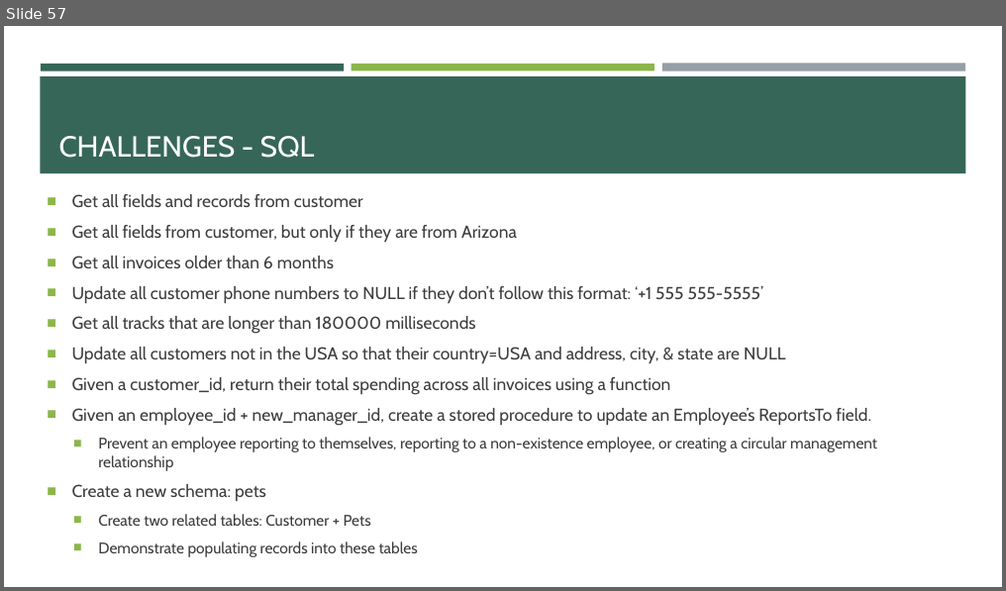
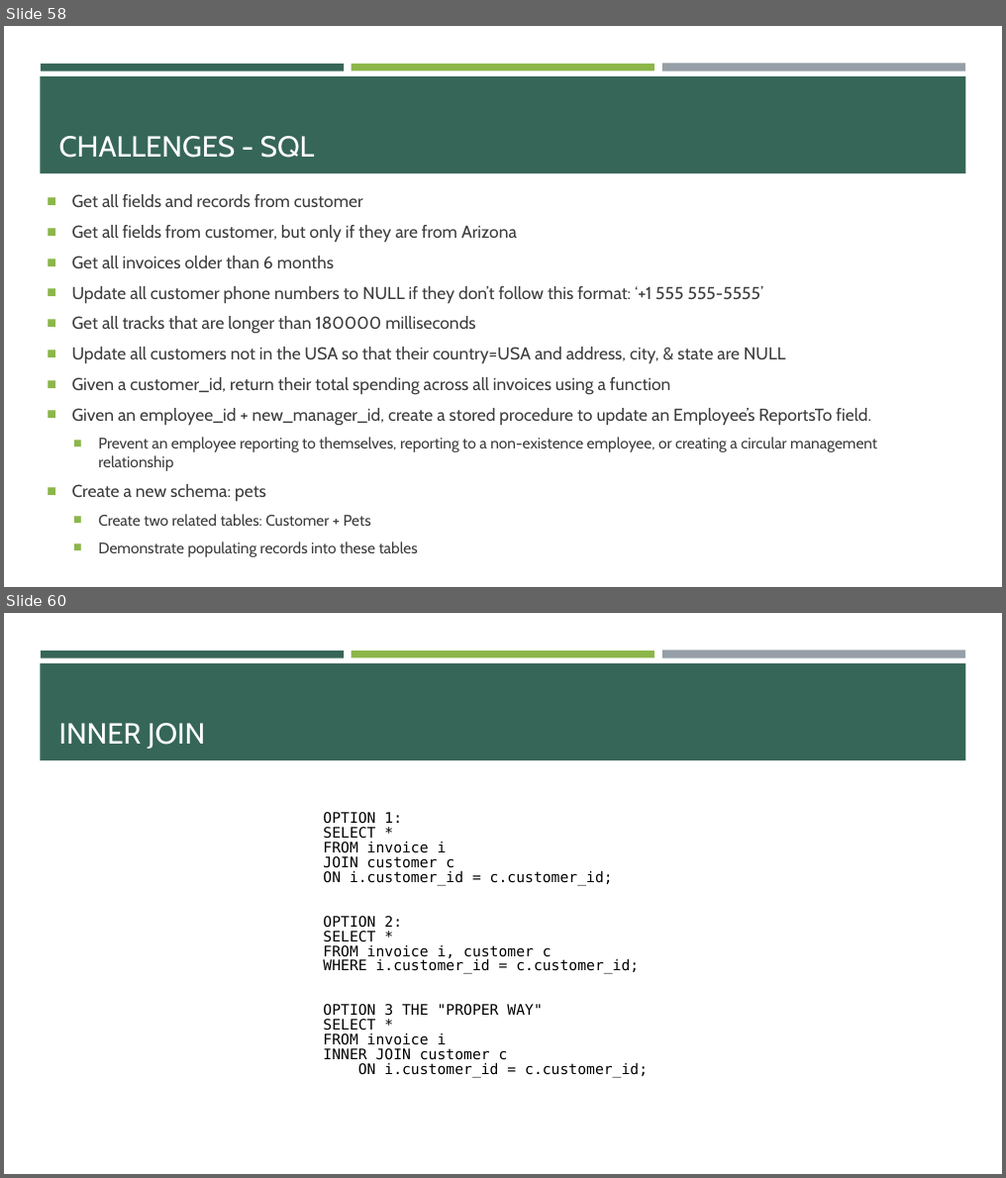
Before and after one commit to e-m-wilson/java-fs, a slide deck: Week_3/SQL_postgres.pptx. Shown one above the other, each under a label of ours: slide 57 before the commit, slides 58 and 60 after it; the slides between them are not shown. The pictures are 1006x591 and 1006x1178 pixels, drawn with LibreOffice and Linux fonts; fonts in the diff are those of the drawing. Boxes give left, top, right and bottom in pixels: in the first picture for what was removed or moved away, otherwise in the second. Text is boxed around its words. In the diff, an @@ line names an element or a change of style, - is before the commit and + after.

```diff
--- a/Week_3/SQL_postgres.pptx
+++ b/Week_3/SQL_postgres.pptx
@@ slide 60 added at [4,613,1002,1174], background #FFFFFF; not listed: 4 template elements that a slide beside it also shows @@
@@ title added at [59,723,205,749], 28 pt, text #FFFFFF @@
+INNER JOIN
@@ text added at [323,812,648,1078], 14 pt, text #000000 @@
+OPTION 1:
+SELECT *
+FROM invoice i
+JOIN customer c
+ON i.customer_id = c.customer_id;
+OPTION 2:
+SELECT *
+FROM invoice i, customer c
+WHERE i.customer_id = c.customer_id;
+OPTION 3 THE "PROPER WAY"
+SELECT *
+FROM invoice i
+INNER JOIN customer c
+ON i.customer_id = c.customer_id;
@@ what was slide 57 is now slide 58 @@
```
Also in this commit, not shown: 5 slides changed, 24 other slides added.
